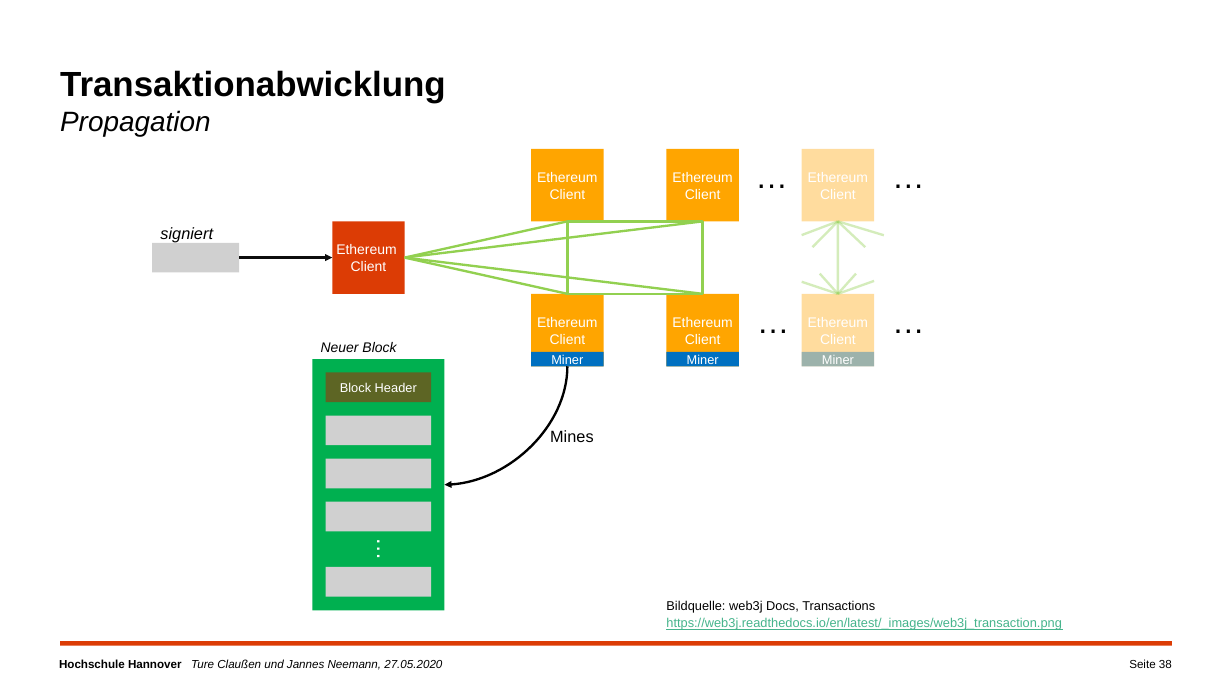
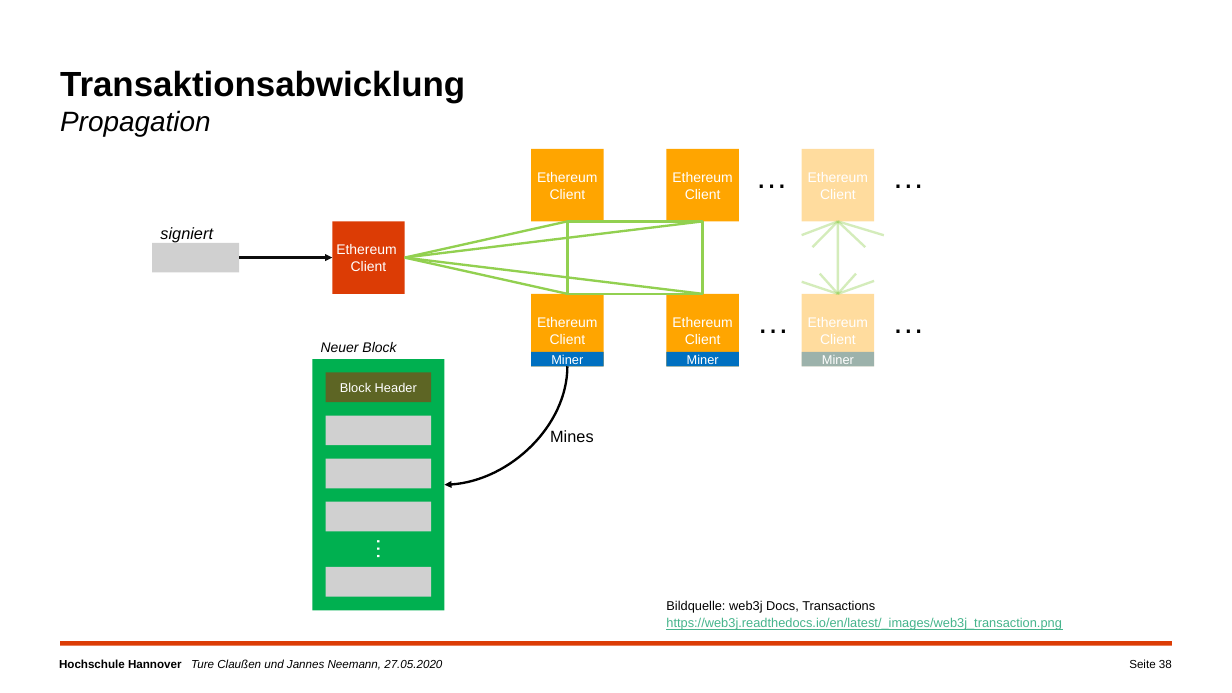
Before and after one commit to campfireman/SEM-ethereum-transactions, a slide deck: slide 38 of Ethereum_Präsentation_Jannes/Ethereum-Transaktionen.pptx. Drawn at 1232x693 pixels with LibreOffice and Linux fonts; fonts in the diff are those of the drawing; grey boxes stand for pictures; background and template pictures are left out. Boxes give left, top, right and bottom in pixels: in the first picture for what was removed or moved away, otherwise in the second. Text is boxed around its words. In the diff, an @@ line names an element or a change of style, - is before the commit and + after.

```diff
--- a/Ethereum_Präsentation_Jannes/Ethereum-Transaktionen.pptx
+++ b/Ethereum_Präsentation_Jannes/Ethereum-Transaktionen.pptx
@@ text at [60, 70, 465, 136]: text changed @@
-Transaktionabwicklung
-Propagation
+Transaktionsabwicklung
+Propagation
```
Also in this commit, not shown: 8 other slides changed, 1 other file.
